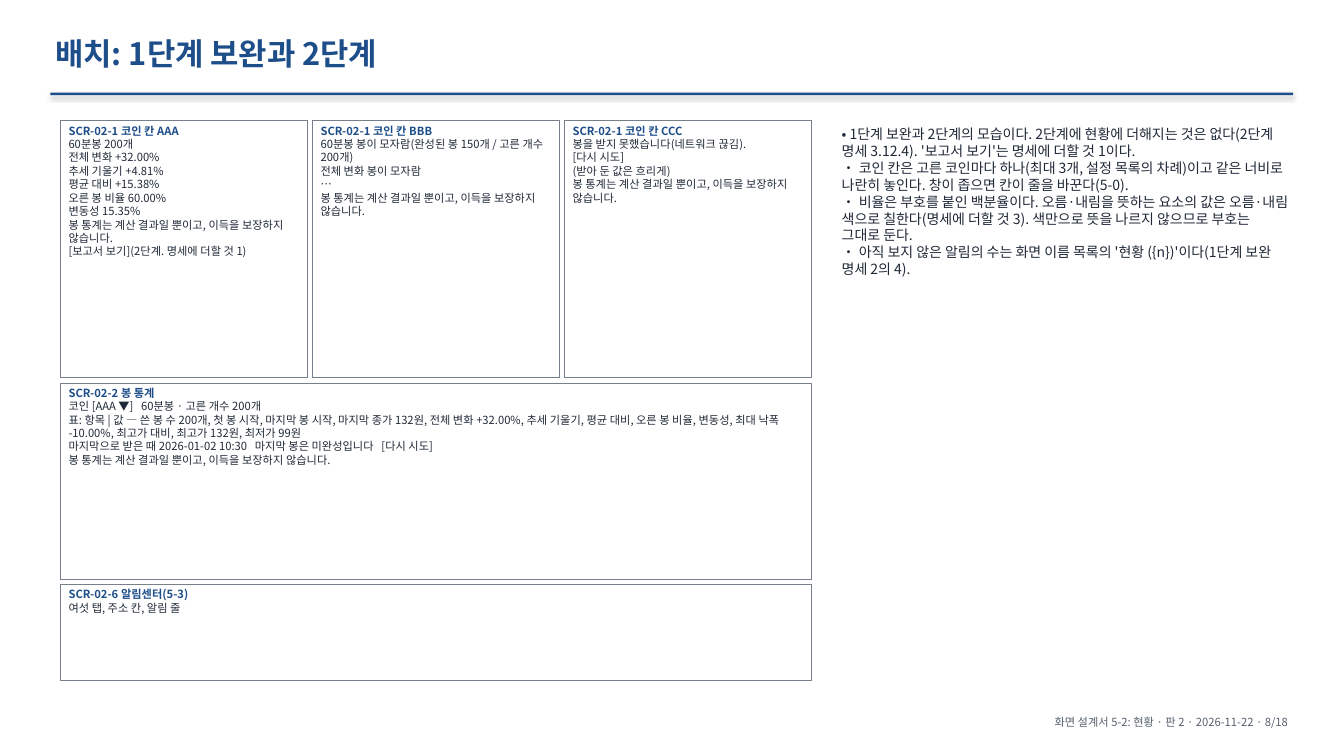
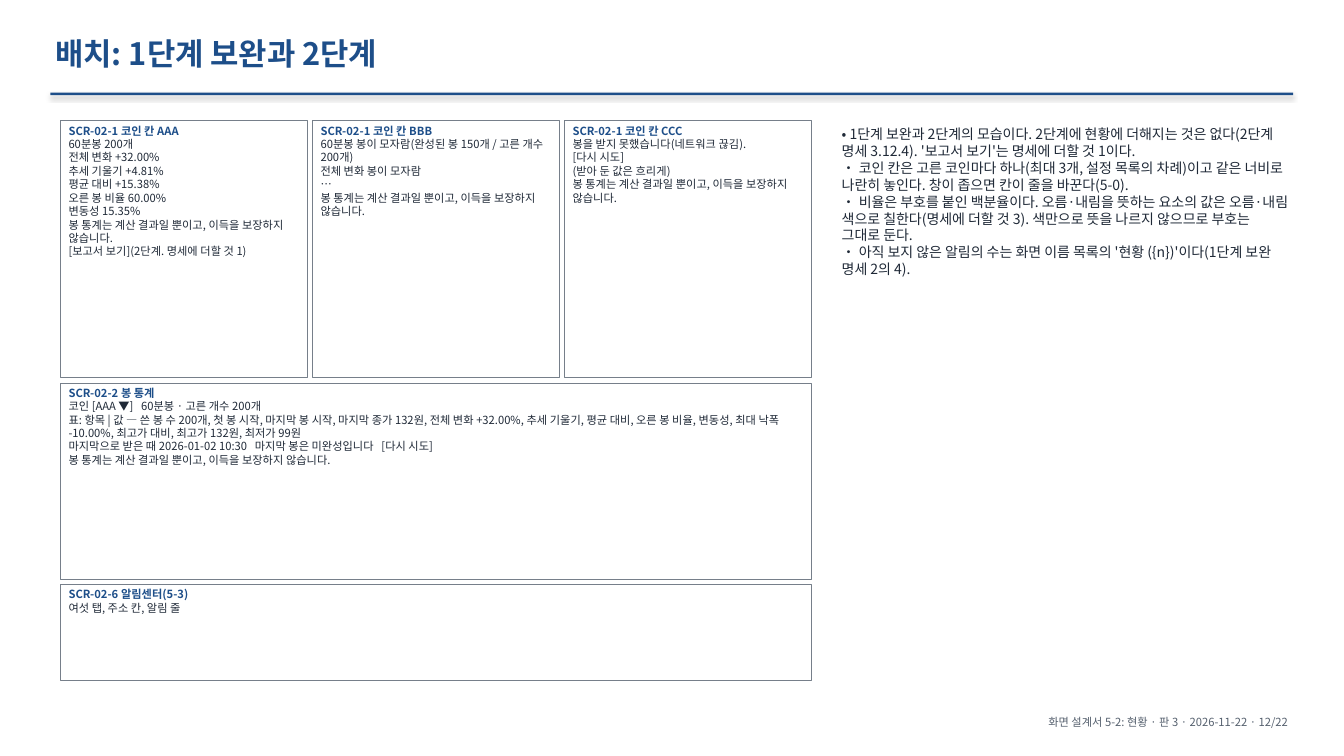
Before and after one commit to khy920723/coin-report-trader, a slide deck: slide 12 of docs/screen-design/11-status.pptx (slide 8 before the commit). Drawn at 1344x756 pixels with LibreOffice and Linux fonts; fonts in the diff are those of the drawing. Boxes give left, top, right and bottom in pixels: in the first picture for what was removed or moved away, otherwise in the second. Text is boxed around its words. In the diff, an @@ line names an element or a change of style, - is before the commit and + after.

```diff
--- a/docs/screen-design/11-status.pptx
+++ b/docs/screen-design/11-status.pptx
@@ text at (x1=1048, y1=717, x2=1288, y2=728): text changed @@
-화면 설계서 5-2: 현황 · 판 2 · 2026-11-22 · 8/18
+화면 설계서 5-2: 현황 · 판 3 · 2026-11-22 · 12/22
```
Also in this commit, not shown: 17 other slides changed, 4 slides added, 8 other files.
